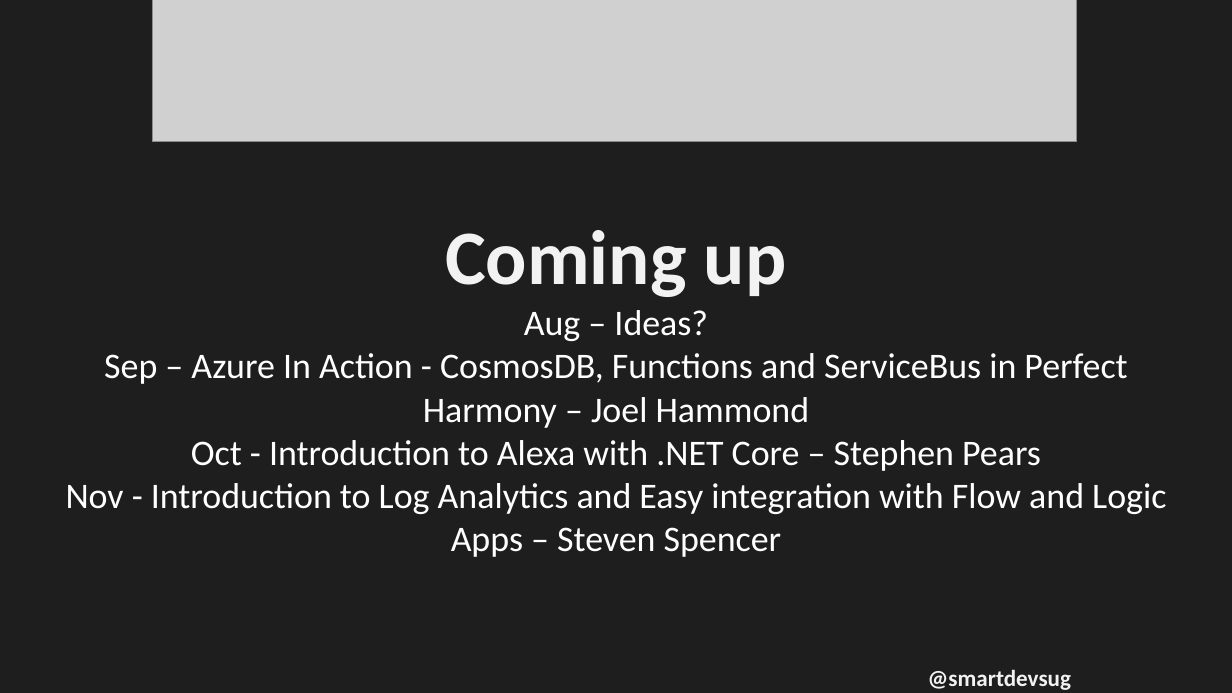
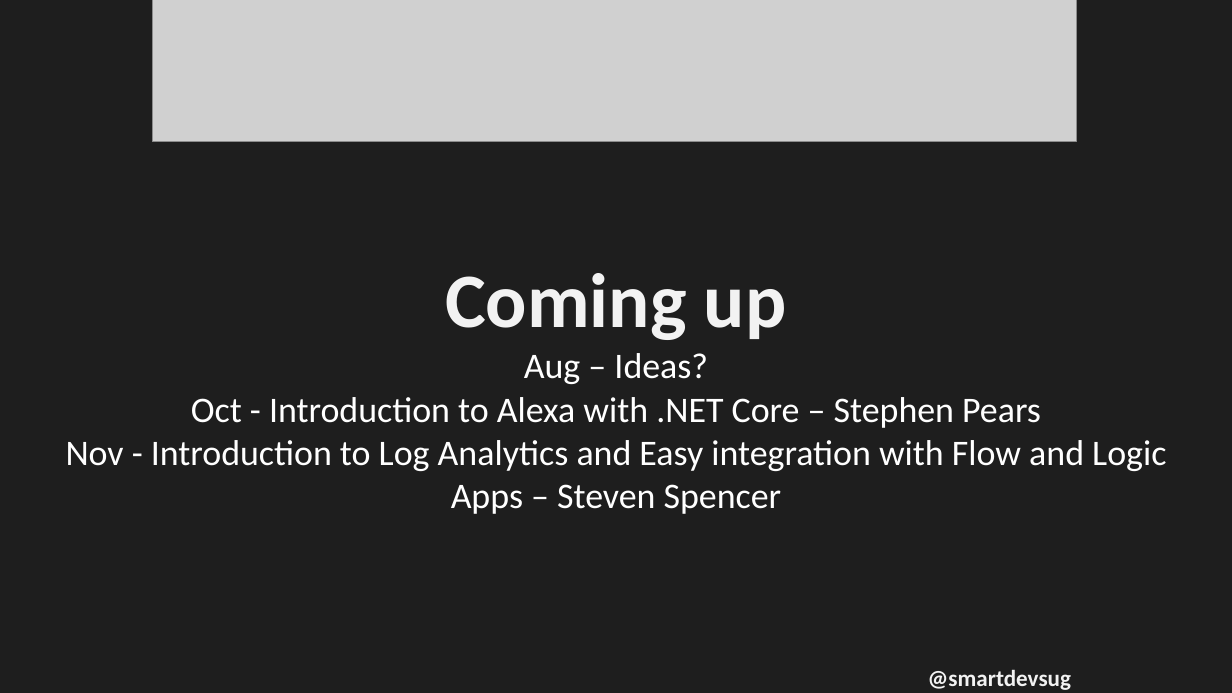
Before and after one commit to rippo/smartdevs, a slide deck: slide 5 of WelcomePresentation-SmartDevs.pptx. Drawn at 1232x693 pixels with LibreOffice and Linux fonts; fonts in the diff are those of the drawing; grey boxes stand for pictures. Boxes give left, top, right and bottom in pixels: in the first picture for what was removed or moved away, otherwise in the second. Text is boxed around its words. In the diff, an @@ line names an element or a change of style, - is before the commit and + after.

```diff
--- a/WelcomePresentation-SmartDevs.pptx
+++ b/WelcomePresentation-SmartDevs.pptx
@@ text at bbox=[104, 353, 1127, 428]: paragraph removed @@
-Sep – Azure In Action - CosmosDB, Functions and ServiceBus in Perfect Harmony – Joel Hammond
```
Also in this commit, not shown: 1 other slide changed.
